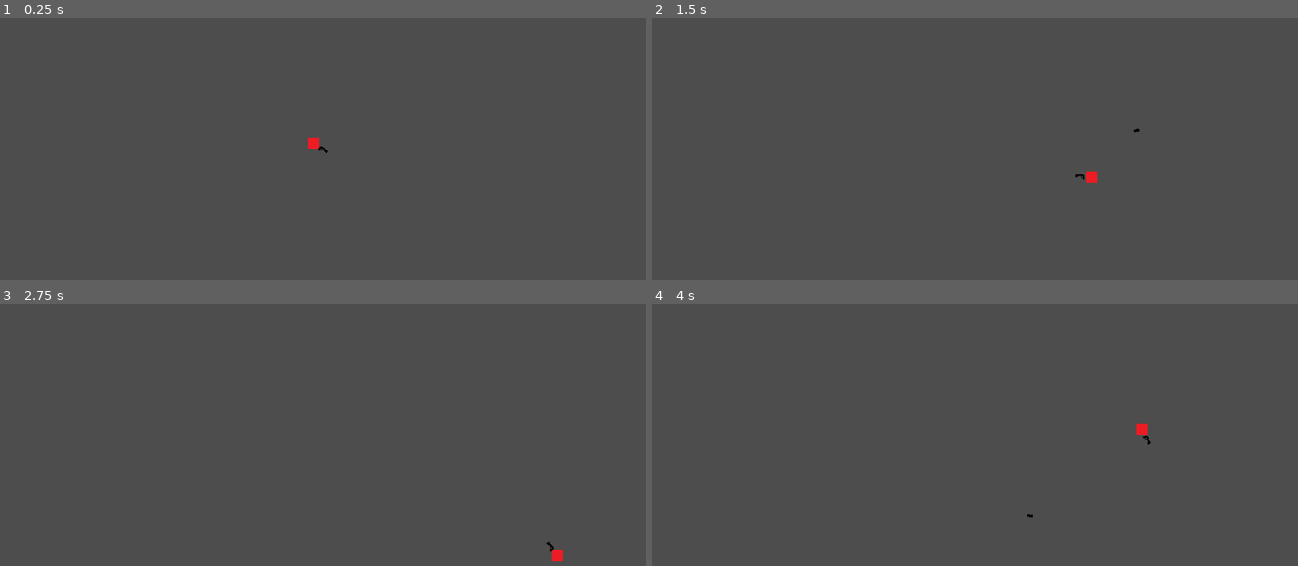
Above: before the commit, frames 1-4 (two rows, left to right).
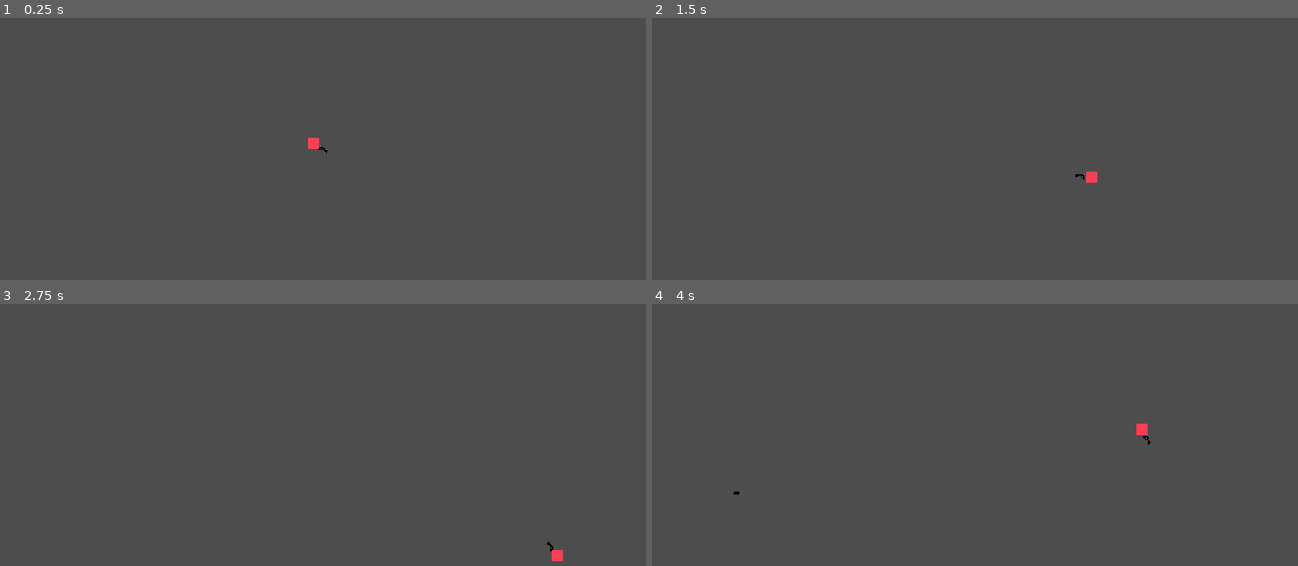
Above: after the commit, the same moments.

Repository: EnterWall/Test_ProjGD
Game: Godot game, scene res://test.tscn
Two runs of this game, one before a commit and one after it. Both use one fixed random seed, a clock stepped at 60 frames per second and the inputs below.
Inputs (mouse positions are in pixels of both pictures, inside the frame that each line leads up to):
- Up to frame 1 (0.25 s): no input
- Up to frame 2 (1.5 s): tap Enter at 0.5 s; move the mouse to (1117, 133) at 0.52 s; hold Right (ui_right) 0.53-1.28 s; click (1117, 133) at 0.67 s; tap Space at 1.25 s; move the mouse to (845, 167) at 1.27 s; hold Down (ui_down) from 1.28 s (still down)
- Up to frame 3 (2.75 s): move the mouse to (387, 356) at 2.02 s; release Down (ui_down) at 2.03 s; hold Right (ui_right) from 2.03 s (still down)
- Up to frame 4 (4 s): move the mouse to (942, 508) at 2.77 s; release Right (ui_right) at 2.78 s; hold Up (ui_up) 2.78-3.53 s; click (942, 508) at 2.92 s; tap Enter at 3.5 s; move the mouse to (1168, 490) at 3.52 s; hold Left (ui_left) from 3.53 s (still down)

The runs differ from the first frame. In frame 1, less than 0.1% of the frame differs, in the area x 47-51%, y 45-52%; in frame 2, less than 0.1%; in frame 3, less than 0.1%; in frame 4, 0.1%, in the area x 12-78%, y 45-82%.

Commit message:
add gun template

Diff:
--- /dev/null
+++ b/Player/node_2d.tscn
@@ -0,0 +1,38 @@
+[gd_scene load_steps=7 format=3 uid="uid://chead4dyf674p"]
+
+[ext_resource type="Script" path="res://scripts/test_projectile.gd" id="1_syi1l"]
+[ext_resource type="Texture2D" uid="uid://cqj8m0t1br7u6" path="res://Player/Resources/Texturs/projectile.bmp" id="2_y4wob"]
+[ext_resource type="Texture2D" uid="uid://c2tq7737un60r" path="res://Player/Resources/Texturs/pist.png" id="3_11wig"]
+[ext_resource type="Script" path="res://scripts/Gun.gd" id="4_my5m8"]
+[ext_resource type="Script" path="res://scripts/Weapon.gd" id="5_q2qbx"]
+
+[sub_resource type="RectangleShape2D" id="RectangleShape2D_gslsg"]
+size = Vector2(10, 5)
+
+[node name="Node2D" type="Node2D"]
+
+[node name="Test_projectile" type="Area2D" parent="."]
+script = ExtResource("1_syi1l")
+
+[node name="Sprite2D" type="Sprite2D" parent="Test_projectile"]
+texture = ExtResource("2_y4wob")
+
+[node name="collider" type="CollisionShape2D" parent="Test_projectile"]
+shape = SubResource("RectangleShape2D_gslsg")
+debug_color = Color(0, 0.6, 0.701961, 0.419608)
+
+[node name="VisibleOnScreenNotifier2D" type="VisibleOnScreenNotifier2D" parent="Test_projectile"]
+scale = Vector2(0.5, 0.25)
+
+[node name="Gun" type="Sprite2D" parent="."]
+scale = Vector2(0.05, 0.05)
+texture = ExtResource("3_11wig")
+script = ExtResource("4_my5m8")
+
+[node name="Weapon" type="Node2D" parent="Gun"]
+script = ExtResource("5_q2qbx")
+
+[node name="Timer" type="Timer" parent="Gun/Weapon"]
+wait_time = 0.2
+one_shot = true
+autostart = true
--- a/Player/player.tscn
+++ b/Player/player.tscn
@@ -1,16 +1,16 @@
 [gd_scene load_steps=7 format=3 uid="uid://wccc5lun4hbv"]
 
-[ext_resource type="Script" path="res://Player/player.gd" id="1_4sbgn"]
 [ext_resource type="Texture2D" uid="uid://7h6lo0fshgy1" path="res://Player/Resources/Texturs/test_p.bmp" id="1_7res8"]
-[ext_resource type="Script" path="res://Player/Weapon.gd" id="3_0dcqe"]
+[ext_resource type="Script" path="res://scripts/player.gd" id="1_olca4"]
 [ext_resource type="Texture2D" uid="uid://c2tq7737un60r" path="res://Player/Resources/Texturs/pist.png" id="3_h6pah"]
-[ext_resource type="Script" path="res://Player/Gun.gd" id="4_adtep"]
+[ext_resource type="Script" path="res://scripts/Gun.gd" id="4_mnjnp"]
+[ext_resource type="Script" path="res://scripts/Weapon.gd" id="5_h5t07"]
 
 [sub_resource type="RectangleShape2D" id="RectangleShape2D_bdior"]
 
 [node name="Player" type="CharacterBody2D"]
 position = Vector2(559, 312)
-script = ExtResource("1_4sbgn")
+script = ExtResource("1_olca4")
 
 [node name="CollisionShape2D" type="CollisionShape2D" parent="."]
 shape = SubResource("RectangleShape2D_bdior")
@@ -22,13 +22,13 @@
 position = Vector2(20, 0)
 scale = Vector2(0.05, 0.05)
 texture = ExtResource("3_h6pah")
-script = ExtResource("4_adtep")
+script = ExtResource("4_mnjnp")
 
 [node name="Weapon" type="Node2D" parent="Gun"]
 position = Vector2(-20, 20)
-script = ExtResource("3_0dcqe")
+script = ExtResource("5_h5t07")
 
 [node name="Timer" type="Timer" parent="Gun/Weapon"]
-wait_time = 0.5
+wait_time = 0.2
 one_shot = true
 autostart = true
--- a/Player/test_projectile.tscn
+++ b/Player/test_projectile.tscn
@@ -1,13 +1,13 @@
 [gd_scene load_steps=4 format=3 uid="uid://hy0wxaa28mxp"]
 
-[ext_resource type="Script" path="res://Player/test_projectile.gd" id="1_dnx2w"]
+[ext_resource type="Script" path="res://scripts/test_projectile.gd" id="1_q2aq6"]
 [ext_resource type="Texture2D" uid="uid://cqj8m0t1br7u6" path="res://Player/Resources/Texturs/projectile.bmp" id="1_uvpf0"]
 
 [sub_resource type="RectangleShape2D" id="RectangleShape2D_gslsg"]
 size = Vector2(10, 5)
 
 [node name="Test_projectile" type="Area2D"]
-script = ExtResource("1_dnx2w")
+script = ExtResource("1_q2aq6")
 
 [node name="Sprite2D" type="Sprite2D" parent="."]
 texture = ExtResource("1_uvpf0")
--- a/Player/test_projectile.gd
+++ b/scripts/test_projectile.gd
@@ -1,6 +1,6 @@
 extends Area2D
 
-@export var speed = 300
+@export var speed = 800
 
 @onready var notifire = $VisibleOnScreenNotifier2D
 
--- a/test.tscn
+++ b/test.tscn
@@ -9,3 +9,7 @@
 position = Vector2(589, 450)
 
 [node name="Player" parent="." instance=ExtResource("1_t5b4u")]
+
+[node name="DirectionalLight2D" type="DirectionalLight2D" parent="."]
+position = Vector2(388, 254)
+energy = 1.29
Renamed: Player/Gun.gd -> scripts/Gun.gd
Renamed: Player/Weapon.gd -> scripts/Weapon.gd
Renamed: Player/player.gd -> scripts/player.gd
